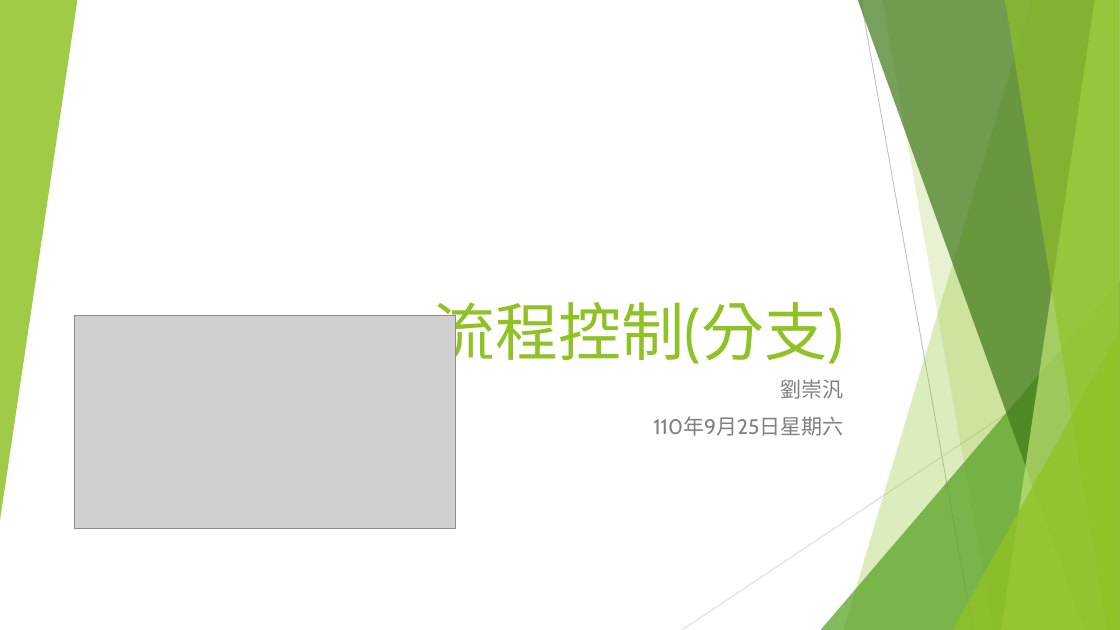
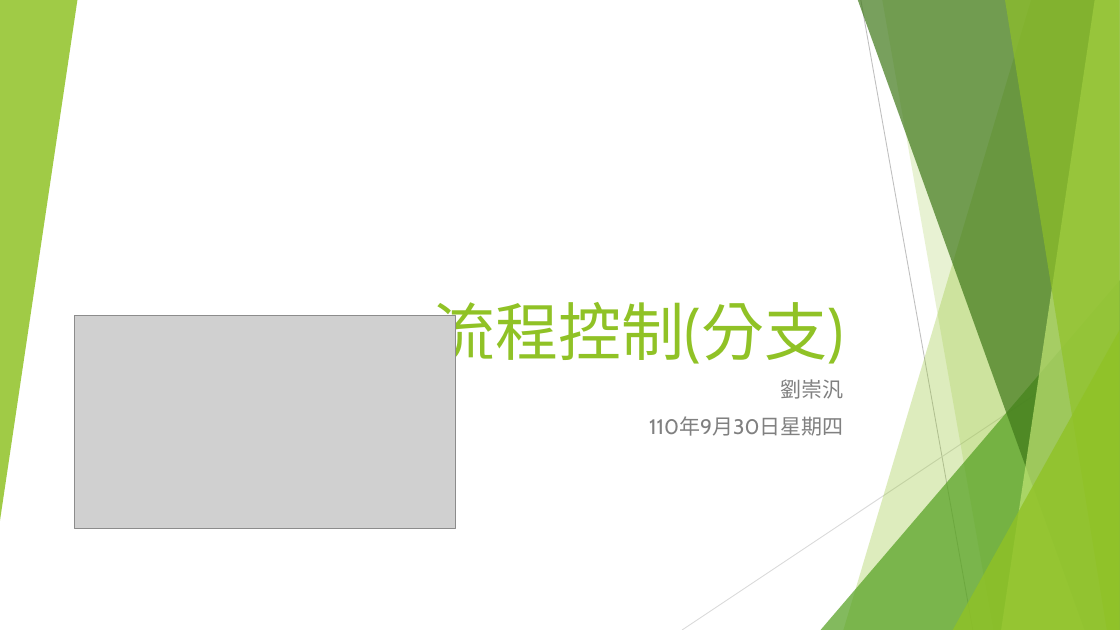
Before and after one commit to liulawsi/My_PPTs, a slide deck: slide 1 of LCC/Java/04_流程控制(分支).pptx. Drawn at 1120x630 pixels with LibreOffice and Linux fonts; fonts in the diff are those of the drawing; grey boxes stand for pictures. Boxes give left, top, right and bottom in pixels: in the first picture for what was removed or moved away, otherwise in the second. Text is boxed around its words. In the diff, an @@ line names an element or a change of style, - is before the commit and + after.

```diff
--- a/LCC/Java/04_流程控制(分支).pptx
+++ b/LCC/Java/04_流程控制(分支).pptx
@@ subtitle at [649,416,843,436]: text changed @@
-110年9月25日星期六
+110年9月30日星期四
```
Also in this commit, not shown: 5 other slides changed, 1 slide added, 4 other files.
